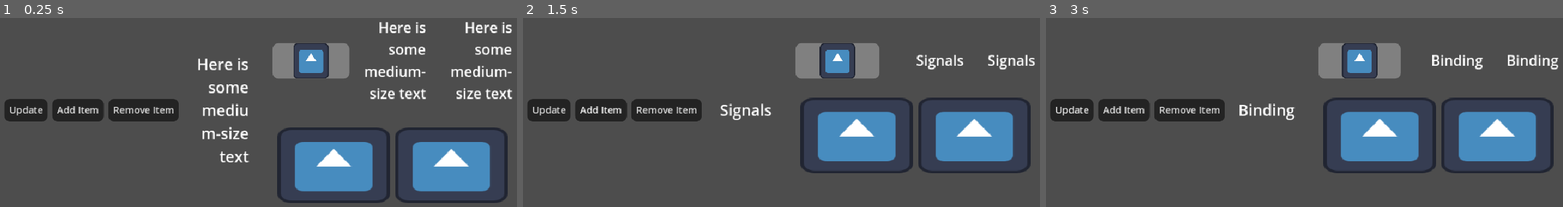
Above: before the commit, frames 1-3 (left to right).
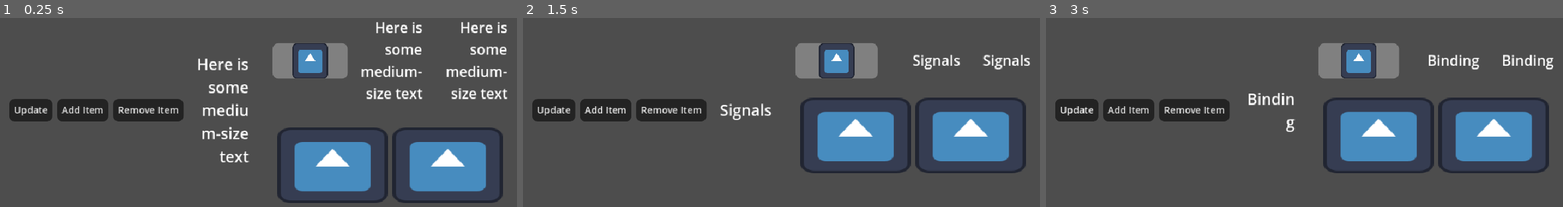
Above: after the commit, the same moments.

Repository: ElvisVilla/GDScriptUI
Game: Godot game, scene res://examples/ViewExample.tscn
Same seed, same stepped clock (60 frames per second), same inputs: the game is played once before the commit and once after it.
Inputs:
- Up to frame 1 (0.25 s): no input
- Up to frame 2 (1.5 s): click "Update" at 0.5 s; click "Add Item" at 1.25 s
- Up to frame 3 (3 s): click "Remove Item" at 2 s; click "Update" at 2.75 s

The runs differ from the first frame. In frame 1, 6.3% of the frame differs, in the area x 0-100%, y 2-98%; in frame 2, 4.3%; in frame 3, 5.1%.

Commit message:
Implements ignoreSafeArea functionality

Diff:
--- a/framework/builders/BaseBuilder.gd
+++ b/framework/builders/BaseBuilder.gd
@@ -11,7 +11,7 @@
 var _use_margin: bool = false # Flag to determine if we're using margin
 var _use_panel: bool = false # Flag to determine if we're using panel background
 var _use_panel_margin: bool = false # Flag to determine if we're using panel and margin
-var node_parent: Node
+var node_parent: Control
 var direct_container_builder: ContainerBuilder
 
 func _init():
@@ -147,14 +147,14 @@
 		_setup_panel_margin_if_needed()
 
 
-		if amount is Binding:
-			amount.bind(_panel_margin_node, "margin", func(value): _padding_theme_override(_panel_margin_node, value))
-		else:
-			_padding_theme_override(_panel_margin_node, amount)
-		# _panel_margin_node.add_theme_constant_override("margin_left", amount)
-		# _panel_margin_node.add_theme_constant_override("margin_right", amount)
-		# _panel_margin_node.add_theme_constant_override("margin_top", amount)
-		# _panel_margin_node.add_theme_constant_override("margin_bottom", amount)
+		# if amount is Binding:
+		# 	amount.bind(_panel_margin_node, "margin", func(value): _padding_theme_override(_panel_margin_node, value))
+		# else:
+			# _padding_theme_override(_panel_margin_node, amount)
+		_panel_margin_node.add_theme_constant_override("margin_left", amount)
+		_panel_margin_node.add_theme_constant_override("margin_right", amount)
+		_panel_margin_node.add_theme_constant_override("margin_top", amount)
+		_panel_margin_node.add_theme_constant_override("margin_bottom", amount)
 
 		_outer_frame_if_needed()
 
@@ -167,16 +167,15 @@
 		# For padding before background, enable regular margin
 		_with_margin(true)
 
-		if amount is Binding:
-			amount.bind(_margin_node, "margin", func(value): _padding_theme_override(_margin_node, value))
-		else:
-			_padding_theme_override(_margin_node, amount)
-
-	# _padding_theme_override(_margin_node, amount)
-	# _margin_node.add_theme_constant_override("margin_left", amount)
-	# _margin_node.add_theme_constant_override("margin_right", amount)
-	# _margin_node.add_theme_constant_override("margin_top", amount)
-	# _margin_node.add_theme_constant_override("margin_bottom", amount)
+		# if amount is Binding:
+		# 	amount.bind(_margin_node, "margin", func(value): _padding_theme_override(_margin_node, value))
+		# else:
+			# _padding_theme_override(_margin_node, amount)
+
+	_margin_node.add_theme_constant_override("margin_left", amount)
+	_margin_node.add_theme_constant_override("margin_right", amount)
+	_margin_node.add_theme_constant_override("margin_top", amount)
+	_margin_node.add_theme_constant_override("margin_bottom", amount)
 
 	_outer_frame_if_needed()
 
@@ -257,9 +256,9 @@
 
 #TODO: Test frame modifier for each control View
 func frame(width: int = View.FitContent, height: int = View.FitContent) -> BaseBuilder:
-	# Fit content is by default the so no need to change anything.
+	# Fit content is by default so no need to change anything.
 	if width == View.FitContent and height == View.FitContent:
-		return
+		return self
 
 	# if either width or height is View.Infinity we then expand and set explicit modifier for parent to respect this sizing.
 	if width == View.Infinity:
@@ -417,3 +416,7 @@
 # func _bind_property(binding: Binding, callback: Callable):
 
 # 	binding.bind()
+
+func ignoreSafeArea() -> BaseBuilder:
+	_explicit_modifiers["ignore_safe_area"] = true
+	return self
--- a/framework/builders/containers/ContainerBuilder.gd
+++ b/framework/builders/containers/ContainerBuilder.gd
@@ -13,6 +13,7 @@
 		_add_children_to_container()
 		_check_explicit_modifier()
 		_check_custom_stretch_ratio()
+		_check_ignore_safe_area_modifier()
 		print_debug("Children Prorperty Being called from Container: ", _get_parent_node().name)
 	get:
 		return _children
@@ -51,7 +52,7 @@
 		var horizontal_value = View.FitContent
 		var vertical_value = View.FitContent
 
-		# _get_parent_node is a helper function that retuns the outermost node of the Builder
+		# _get_parent_node() is a helper function that retuns the outermost node of the Builder
 		var is_parent_already_expanded_horizontally = _get_parent_node().size_flags_horizontal == View.SizeFlags.EXPAND_FILL
 		var is_parent_already_expanded_vertically = _get_parent_node().size_flags_vertical == View.SizeFlags.EXPAND_FILL
 
@@ -71,8 +72,14 @@
 
 		# Perform chain of propagation
 		if should_expand:
-			print("should expand: ", _content_node.name)
+			print_debug("should expand: ", _content_node.name)
 			frame(horizontal_value, vertical_value)
+
+
+func _check_ignore_safe_area_modifier():
+	for child in _children:
+		if child._explicit_modifiers.get("ignore_safe_area"):
+			_explicit_modifiers.set("ignore_safe_area", true)
 
 func horizontal(description: String = "") -> ContainerBuilder:
 	# if _content_node.get_parent() == _margin_node:
@@ -96,6 +103,7 @@
 	# _add_children_to_container()
 	_check_explicit_modifier()
 	_check_custom_stretch_ratio()
+	_check_ignore_safe_area_modifier()
 	return self
 
 func vertical(description: String = "") -> ContainerBuilder:
@@ -120,6 +128,7 @@
 	# _add_children_to_container()
 	_check_explicit_modifier()
 	_check_custom_stretch_ratio()
+	_check_ignore_safe_area_modifier()
 	return self
 
 func spacing(value: int = 8) -> ContainerBuilder:
@@ -189,6 +198,3 @@
 		print_debug("label_expand_horizontal, highest ratio: ", highest_ratio)
 
 	return self
-
-func _update_max_stretch_ratio(ratio: float):
-	_max_child_stretch_ratio = max(_max_child_stretch_ratio, ratio)
